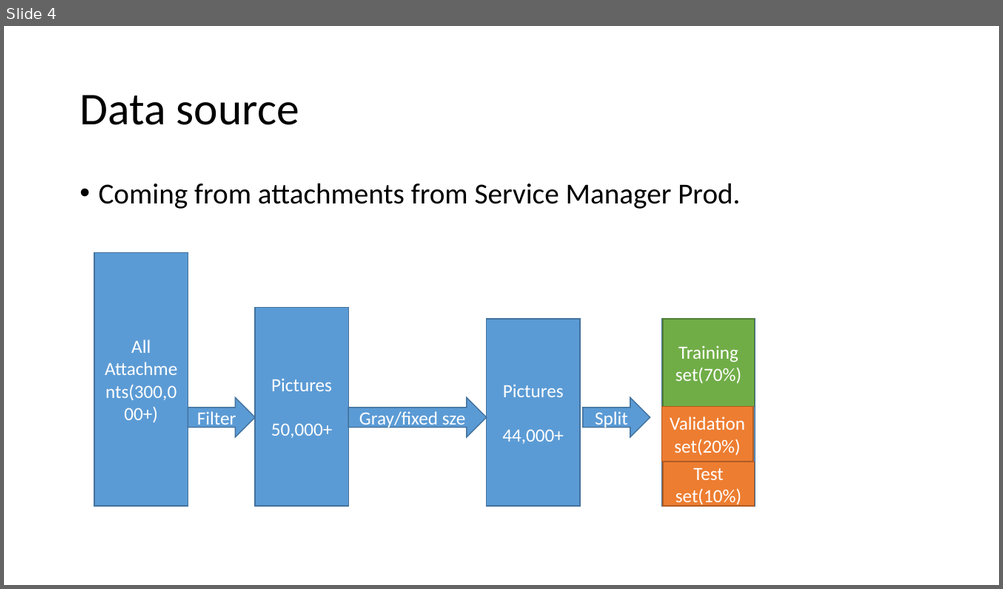
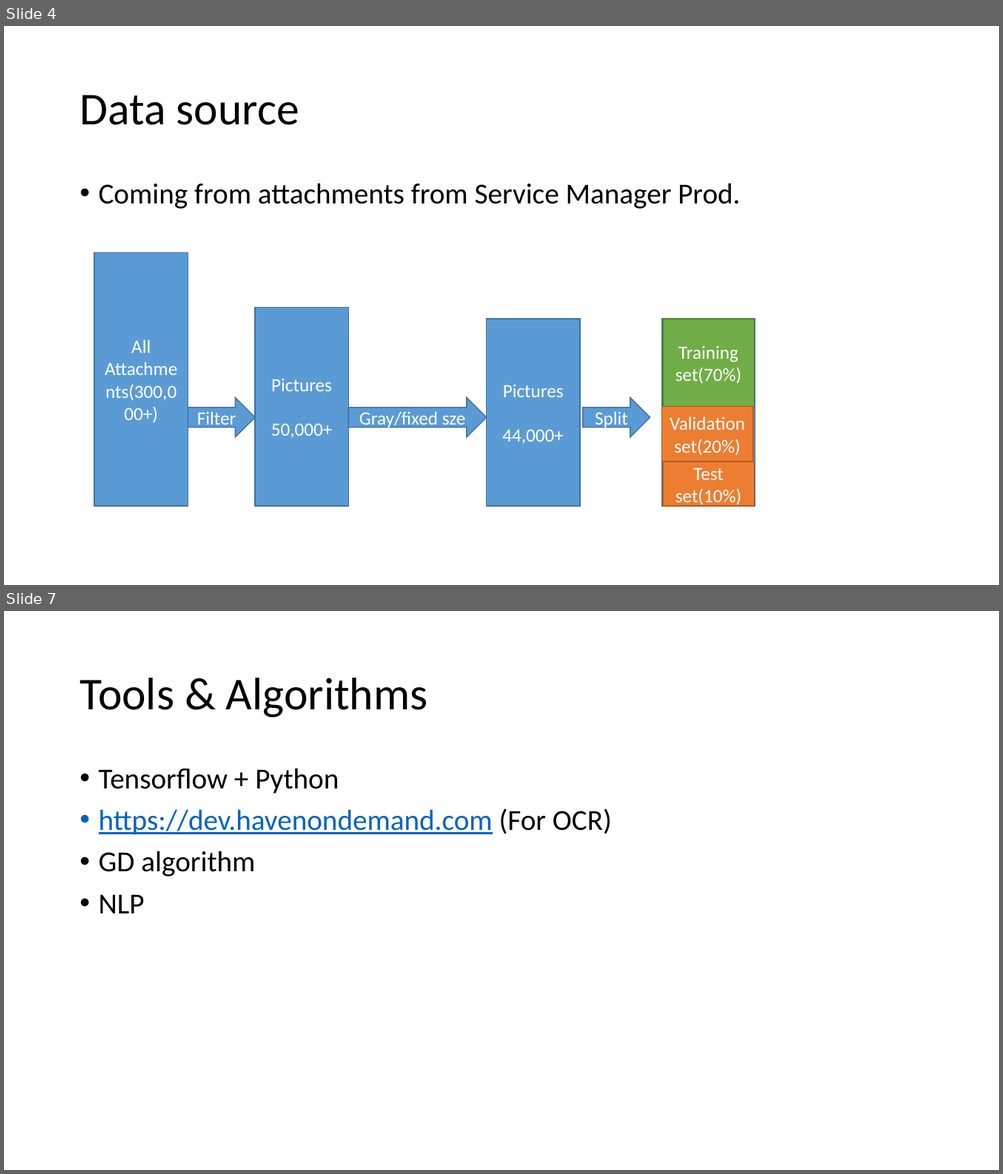
Before and after one commit to daizhen/ImagesCategory, a slide deck: src/demo/Auto category SM images.pptx. Shown one above the other, each under a label of ours: slide 4 before the commit, slides 4 and 7 after it; the slides between them are not shown. The pictures are 1003x589 and 1003x1174 pixels, drawn with LibreOffice and Linux fonts; fonts in the diff are those of the drawing. Boxes give left, top, right and bottom in pixels: in the first picture for what was removed or moved away, otherwise in the second. Text is boxed around its words. In the diff, an @@ line names an element or a change of style, - is before the commit and + after.

```diff
--- a/src/demo/Auto category SM images.pptx
+++ b/src/demo/Auto category SM images.pptx
@@ slide 7 added at [4, 611, 999, 1170], background #FFFFFF @@
@@ title added at [79, 678, 427, 718], 44 pt, text #000000 @@
+Tools & Algorithms
@@ text added at [99, 768, 612, 914], 28 pt, text #000000 @@
+• Tensorflow + Python
+• https://dev.havenondemand.com (For OCR)
+• GD algorithm
+• NLP
```
Also in this commit, not shown: 4 slides changed, 1 other slide added, 1 slide removed, 1 other file.
